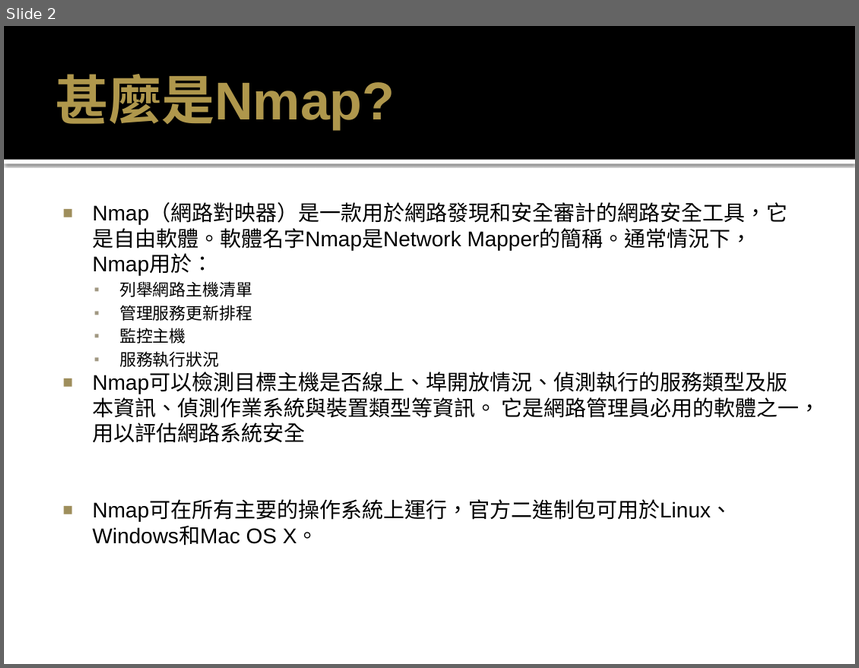
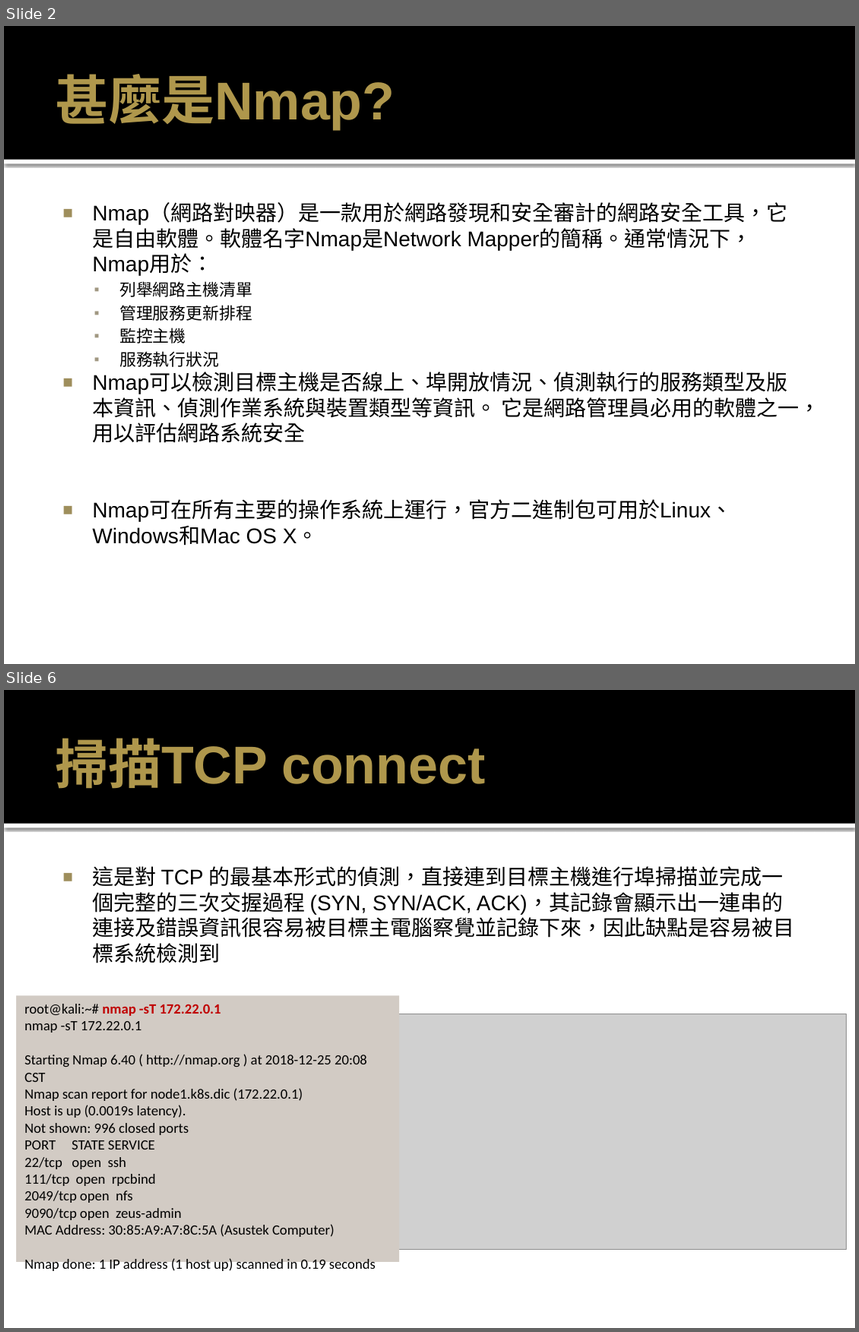
Before and after one commit to MtFeather/AI-and-Security, a slide deck: tensorflow/Nmap 密技寶典.pptx. Shown one above the other, each under a label of ours: slide 2 before the commit, slides 2 and 6 after it; the slides between them are not shown. The pictures are 859x668 and 859x1332 pixels, drawn with LibreOffice and Linux fonts; fonts in the diff are those of the drawing; grey boxes stand for pictures. Boxes give left, top, right and bottom in pixels: in the first picture for what was removed or moved away, otherwise in the second. Text is boxed around its words. In the diff, an @@ line names an element or a change of style, - is before the commit and + after.

```diff
--- a/tensorflow/Nmap 密技寶典.pptx
+++ b/tensorflow/Nmap 密技寶典.pptx
@@ slide 6 added at (x1=4, y1=690, x2=855, y2=1328), background #FFFFFF; not listed: 2 template elements that a slide beside it also shows @@
@@ title added at (x1=55, y1=738, x2=485, y2=789), 45 pt, text #AE974C, bold @@
+掃描TCP connect
@@ text added at (x1=92, y1=866, x2=794, y2=964), 18 pt, text #000000 @@
+■ 這是對 TCP 的最基本形式的偵測，直接連到目標主機進行埠掃描並完成一個完整的三次交握過程 (SYN, SYN/ACK, ACK)，其記錄會顯示出一連串的連接及錯誤資訊很容易被目標主電腦察覺並記錄下來，因此缺點是容易被目標系統檢測到
@@ rectangle added at (x1=16, y1=996, x2=399, y2=1262), fill #D2CBC4, 12 pt, text #000000 @@
+root@kali:~# nmap -sT 172.22.0.1
+nmap -sT 172.22.0.1
+Starting Nmap 6.40 ( http://nmap.org ) at 2018-12-25 20:08 CST
+Nmap scan report for node1.k8s.dic (172.22.0.1)
+Host is up (0.0019s latency).
+Not shown: 996 closed ports
+PORT STATE SERVICE
+22/tcp open ssh
+111/tcp open rpcbind
+2049/tcp open nfs
+9090/tcp open zeus-admin
+MAC Address: 30:85:A9:A7:8C:5A (Asustek Computer)
+Nmap done: 1 IP address (1 host up) scanned in 0.19 seconds
@@ picture added at (x1=369, y1=1015, x2=847, y2=1250) @@
```
Also in this commit, not shown: 3 slides changed, 8 other slides added, 2 slides removed.
